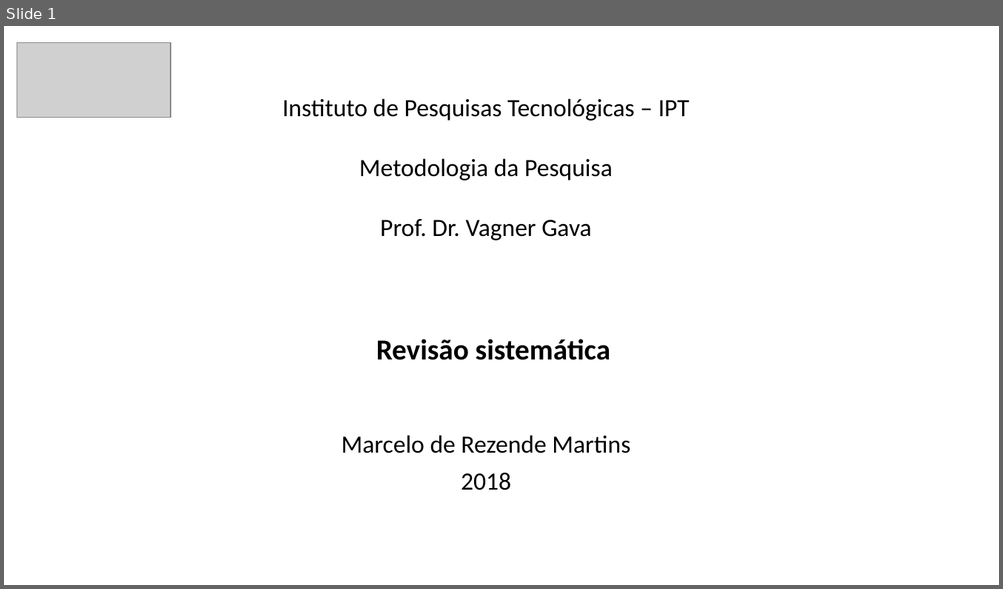
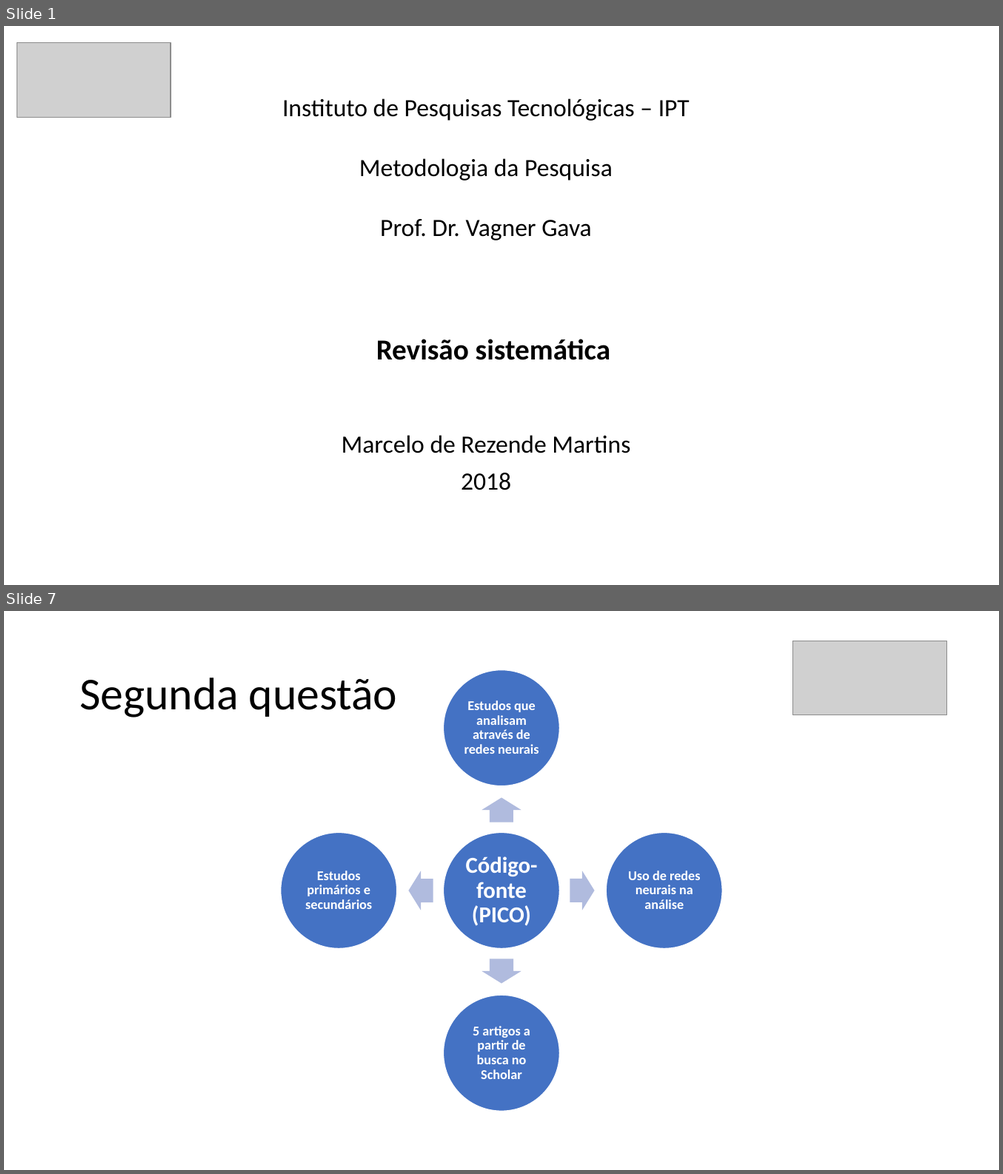
Before and after one commit to mrezende/mpq-discipline, a slide deck: exercise5/presentation/Apresentacao.pptx. Shown one above the other, each under a label of ours: slide 1 before the commit, slides 1 and 7 after it; the slides between them are not shown. The pictures are 1003x589 and 1003x1174 pixels, drawn with LibreOffice and Linux fonts; fonts in the diff are those of the drawing; grey boxes stand for pictures. Boxes give left, top, right and bottom in pixels: in the first picture for what was removed or moved away, otherwise in the second. Text is boxed around its words. In the diff, an @@ line names an element or a change of style, - is before the commit and + after.

```diff
--- a/exercise5/presentation/Apresentacao.pptx
+++ b/exercise5/presentation/Apresentacao.pptx
@@ slide 7 added at [4,611,999,1170], background #FFFFFF @@
@@ picture added at [793,641,946,715] @@
@@ title added at [79,678,398,718], 44 pt, text #000000 @@
+Segunda questão
@@ group added at [281,670,723,1112]: 5 ellipses, 5 texts, 4 right arrows @@
+Código-fonte (PICO)
+Estudos que analisam através de redes neurais
+Uso de redes neurais na análise
+5 artigos a partir de busca no Scholar
+Estudos primários e secundários
```
Also in this commit, not shown: 6 slides changed, 4 other slides added, 2 slides removed, 1 other file.
